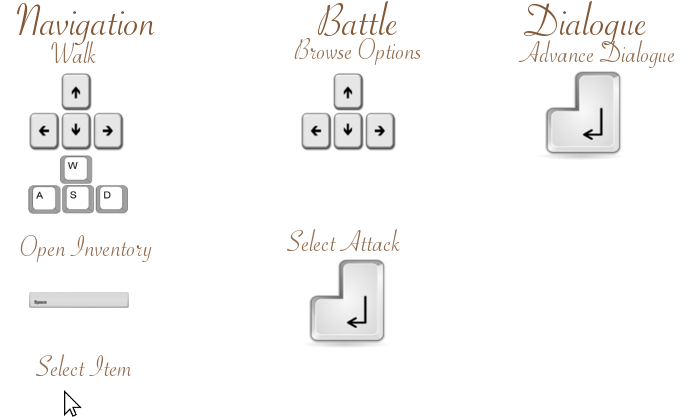
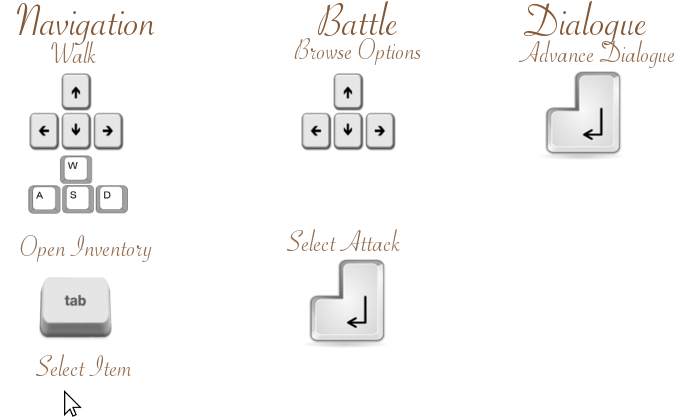
Comparing the layer stacks of the two 700×420 images. Changes:
renamed "Open Inventory.png" to "tab.png", painted on it over 29, 277, 129, 341
